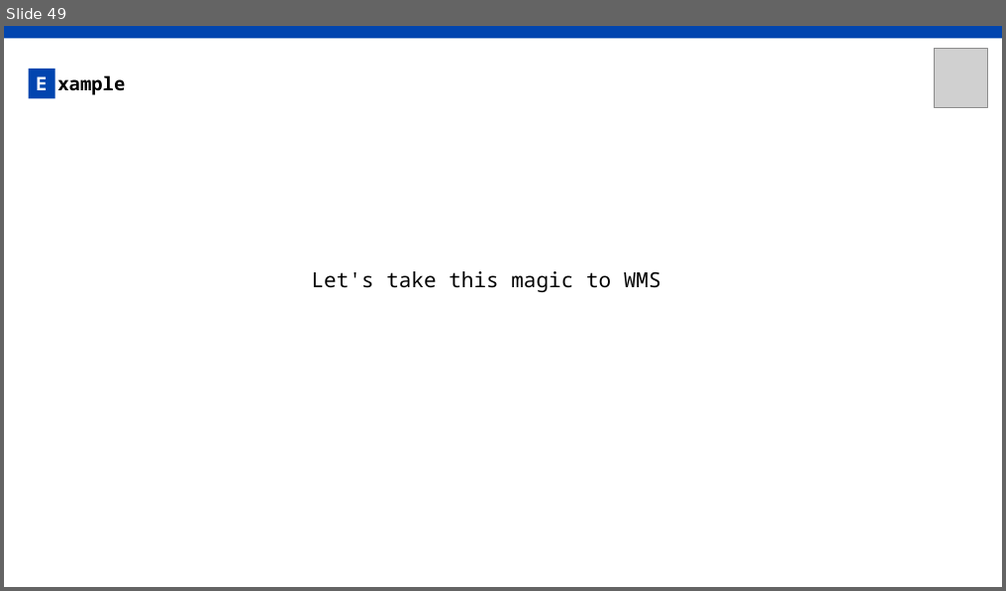
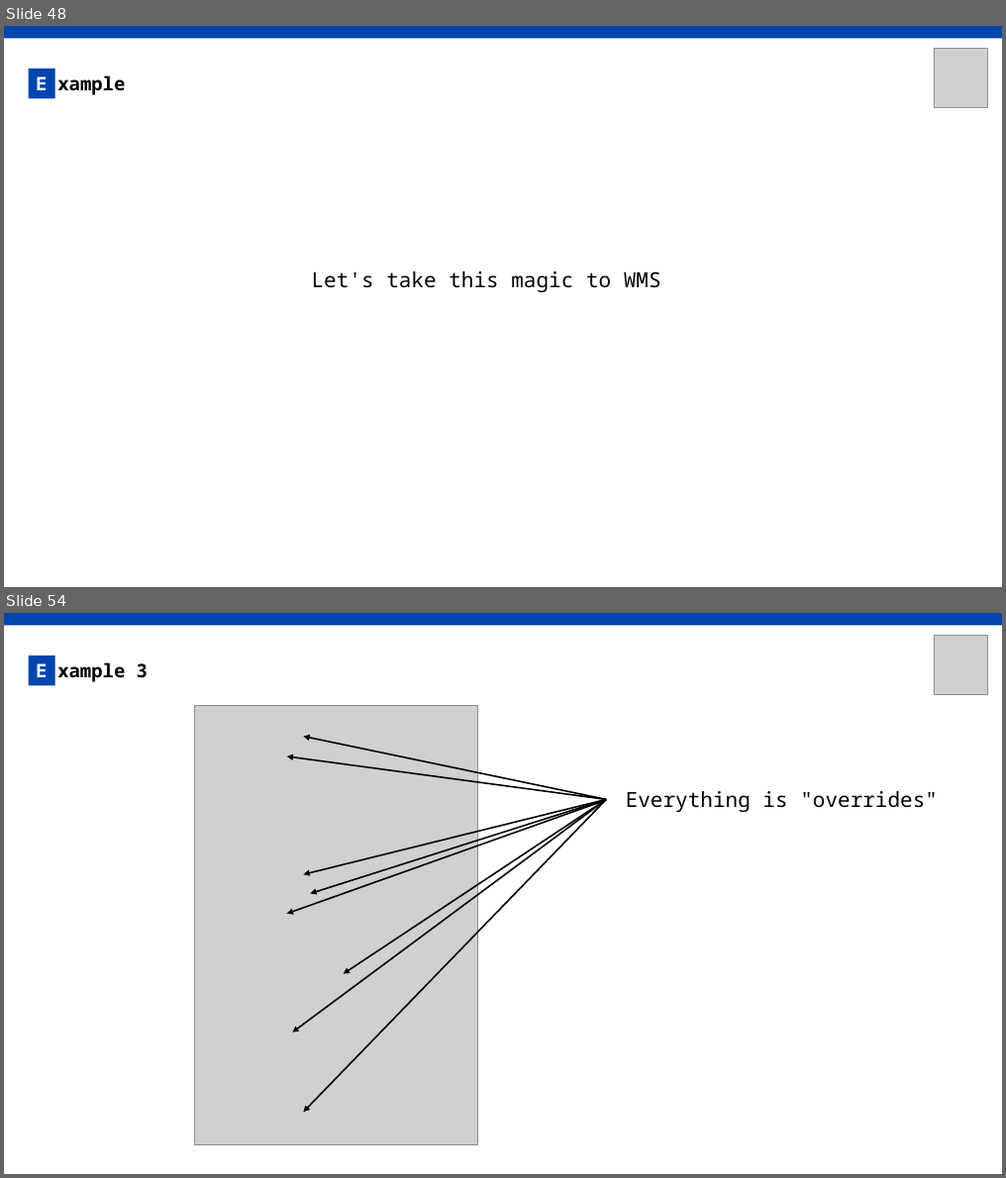
Before and after one commit to AxelPauwels/SEM-BIO, a slide deck: presentation/SEM&BIO.pptx. Shown one above the other, each under a label of ours: slide 49 before the commit, slides 48 and 54 after it; the slides between them are not shown. The pictures are 1006x591 and 1006x1178 pixels, drawn with LibreOffice and Linux fonts; fonts in the diff are those of the drawing; grey boxes stand for pictures. Boxes give left, top, right and bottom in pixels: in the first picture for what was removed or moved away, otherwise in the second. Text is boxed around its words. In the diff, an @@ line names an element or a change of style, - is before the commit and + after.

```diff
--- a/presentation/SEM&BIO.pptx
+++ b/presentation/SEM&BIO.pptx
@@ slide 54 added at bbox=[4, 613, 1002, 1174], background #FFFFFF @@
@@ rectangle added at bbox=[4, 613, 1002, 626], fill #0145AF @@
@@ picture added at bbox=[934, 635, 988, 694] @@
@@ rectangle added at bbox=[29, 656, 55, 685], fill #0145AF, 18 pt, text #FFFFFF, bold @@
+E
@@ text added at bbox=[57, 663, 148, 682], 18 pt, text #000000, bold @@
+xample 3
@@ picture added at bbox=[194, 706, 478, 1145] @@
@@ arrow added from (607, 799) to (287, 757), #000000 1.5 pt @@
@@ arrow added from (607, 799) to (303, 737), #000000 1.5 pt @@
@@ arrow added from (607, 800) to (287, 914), #000000 1.5 pt @@
@@ arrow added from (607, 799) to (292, 1033), #000000 1.5 pt @@
@@ arrow added from (607, 799) to (303, 875), #000000 1.5 pt @@
@@ arrow added from (607, 799) to (303, 1112), #000000 1.5 pt @@
@@ arrow added from (607, 799) to (310, 894), #000000 1.5 pt @@
@@ arrow added from (607, 799) to (344, 973), #000000 1.5 pt @@
@@ text added at bbox=[626, 791, 938, 812], 20 pt, text #000000 @@
+Everything is "overrides"
@@ what was slide 49 is now slide 48 @@
```
Also in this commit, not shown: 2 slides changed, 14 other slides added, 1 slide removed.
